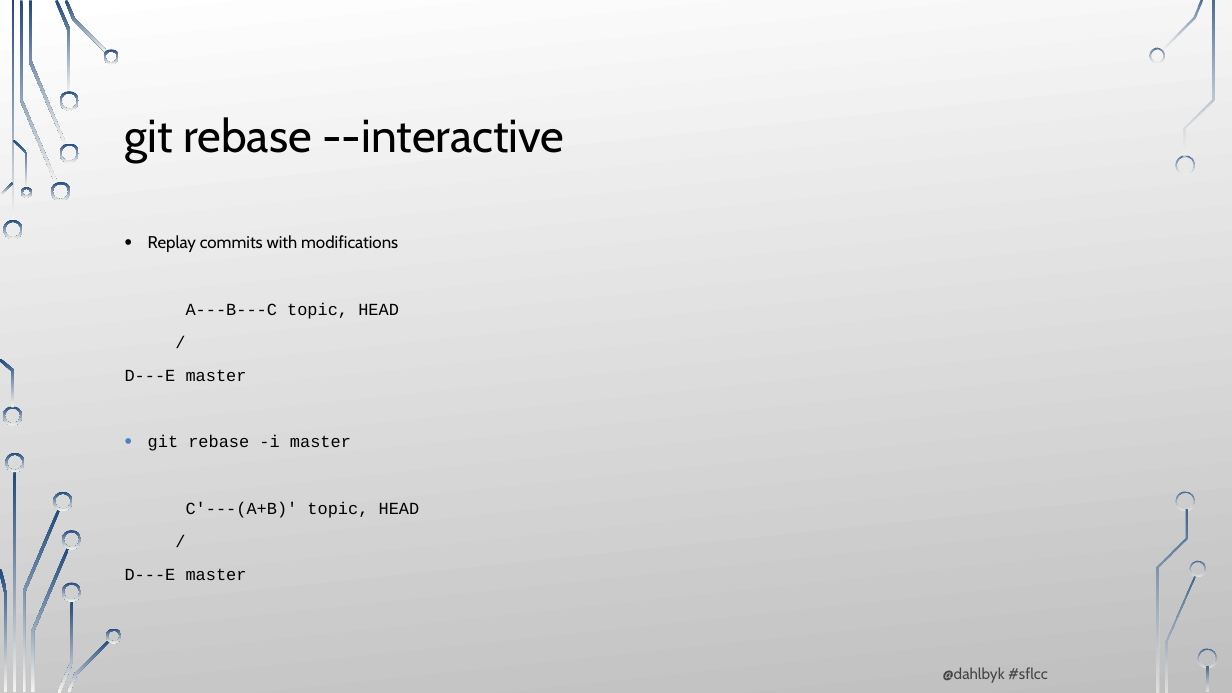
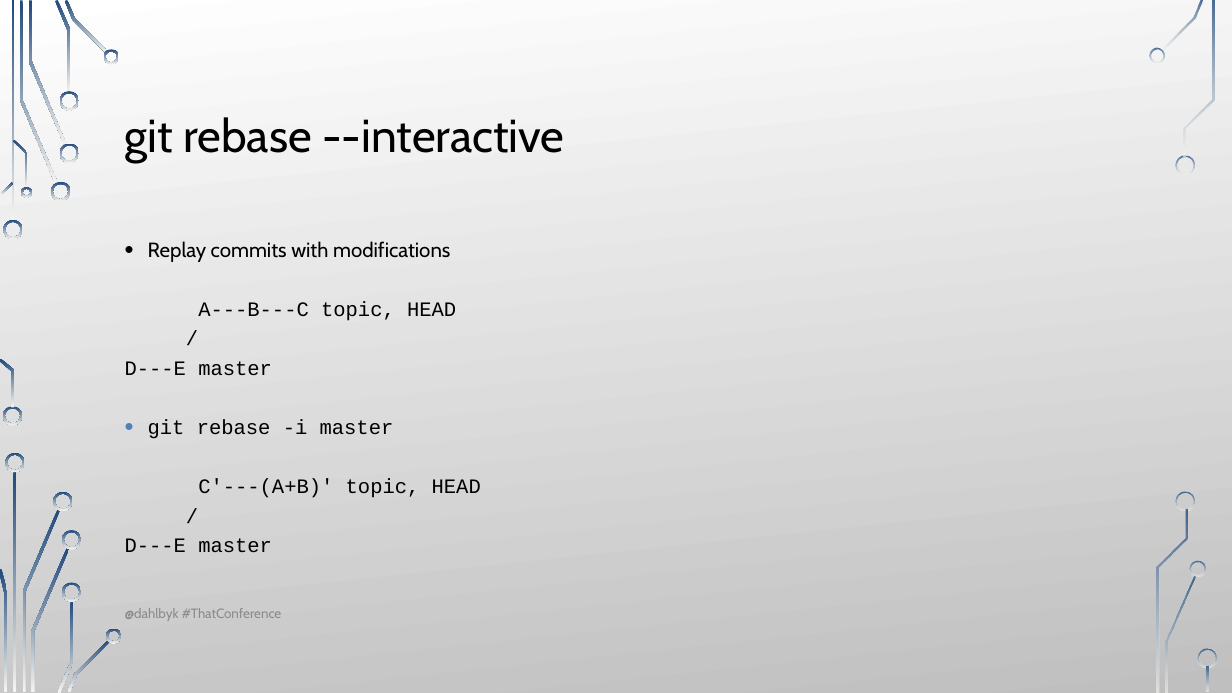
Before and after one commit to dahlbyk/Presentations, a slide deck: slide 47 of UnderstandingGit2/Slides.pptx. Drawn at 1232x693 pixels with LibreOffice and Linux fonts; fonts in the diff are those of the drawing; background and template pictures are left out. Boxes give left, top, right and bottom in pixels: in the first picture for what was removed or moved away, otherwise in the second. Text is boxed around its words. In the diff, an @@ line names an element or a change of style, - is before the commit and + after.

```diff
--- a/UnderstandingGit2/Slides.pptx
+++ b/UnderstandingGit2/Slides.pptx
@@ text "Replay commits with modifications" at box(125, 241, 481, 552): size 13.2 to 16 pt; line spacing 1 to 1.2; less space between paragraphs @@
@@ text added at box(125, 608, 282, 621), 10.5 pt, text #8C8C8C @@
+@dahlbyk #ThatConference
@@ text removed at box(943, 667, 1048, 683) @@
-@dahlbyk #sflcc
```
Also in this commit, not shown: 33 other slides changed, 7 slides added, 1 slide removed.
